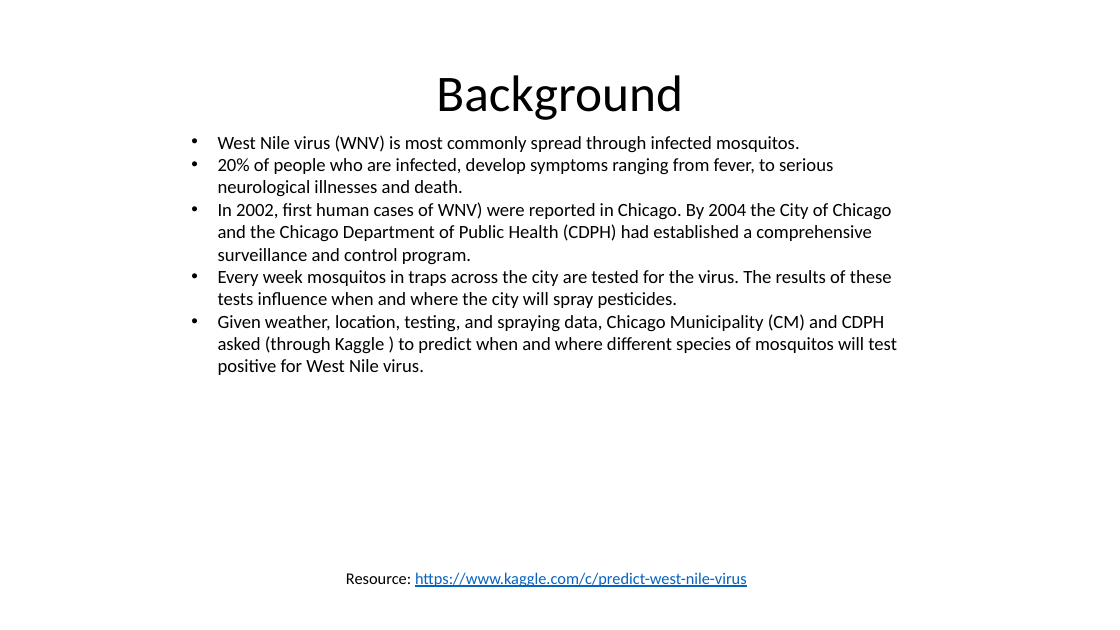
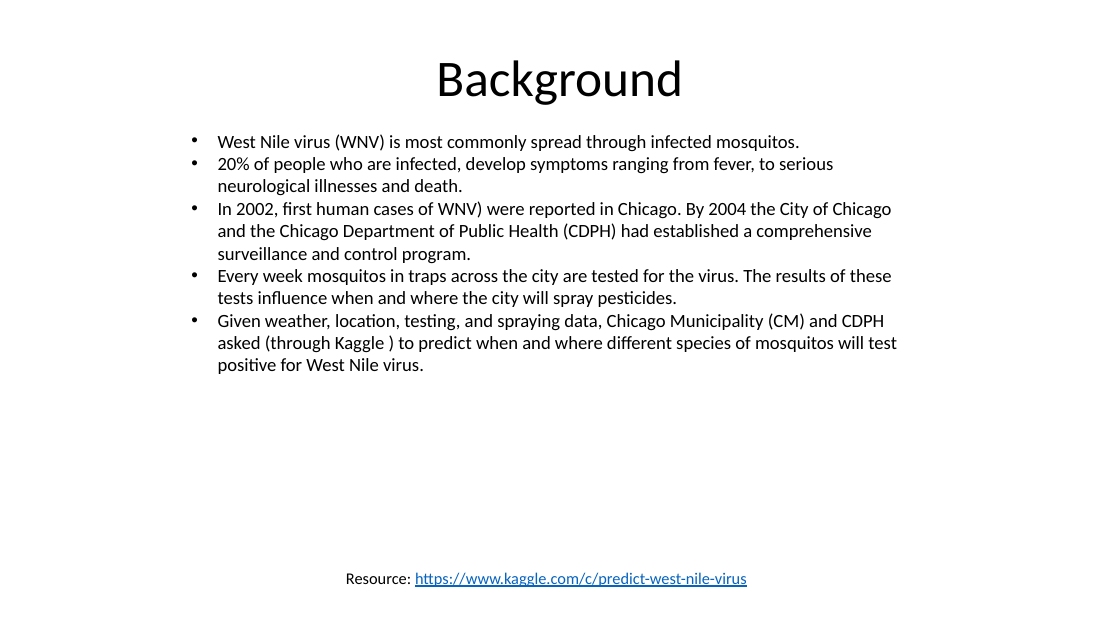
Before and after one commit to Erolino/WestNileVirus_Detection, a slide deck: slide 2 of WNV_Detection.pptx. Drawn at 1120x630 pixels with LibreOffice and Linux fonts; fonts in the diff are those of the drawing. Boxes give left, top, right and bottom in pixels: in the first picture for what was removed or moved away, otherwise in the second. Text is boxed around its words. In the diff, an @@ line names an element or a change of style, - is before the commit and + after.

```diff
--- a/WNV_Detection.pptx
+++ b/WNV_Detection.pptx
@@ title "Background" moved from (x1=436, y1=75, x2=683, y2=120) to (x1=436, y1=60, x2=683, y2=105) @@
```
Also in this commit, not shown: 1 other slide changed, 3 other files.
